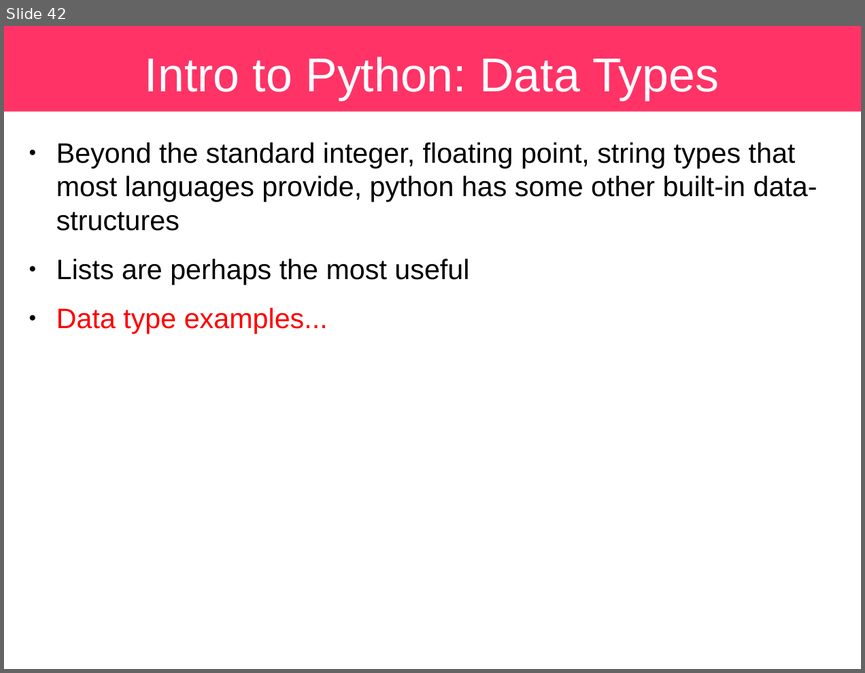
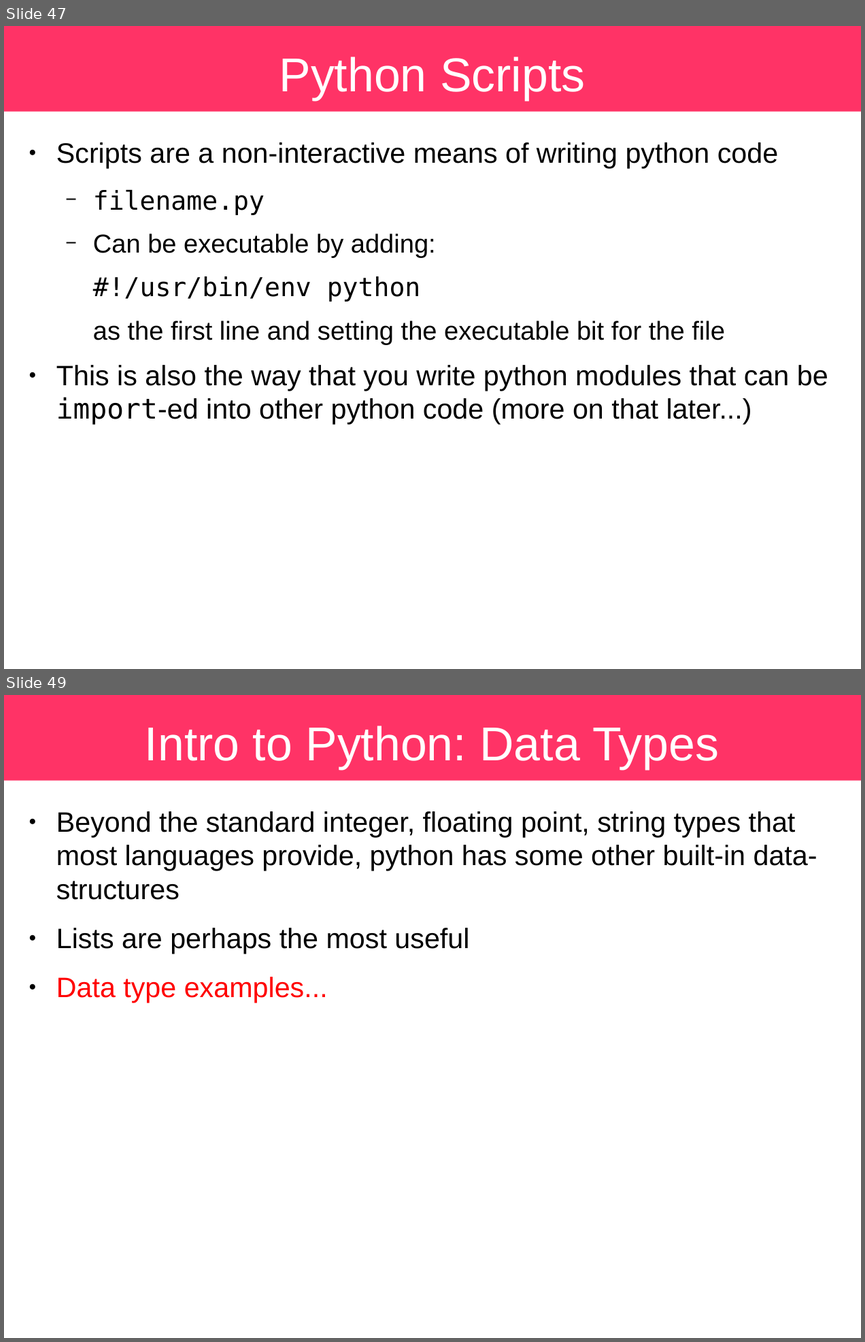
Before and after one commit to sbu-python-class/python-science, a slide deck: lectures/01-python/python.odp. Shown one above the other, each under a label of ours: slide 42 before the commit, slides 47 and 49 after it; the slides between them are not shown. The pictures are 865x673 and 865x1342 pixels, drawn with LibreOffice and Linux fonts; fonts in the diff are those of the drawing. Boxes give left, top, right and bottom in pixels: in the first picture for what was removed or moved away, otherwise in the second. Text is boxed around its words. In the diff, an @@ line names an element or a change of style, - is before the commit and + after.

```diff
--- a/lectures/01-python/python.odp
+++ b/lectures/01-python/python.odp
@@ slide 47 added at [4,26,861,669], background #FFFFFF; not listed: 1 template element that a slide beside it also shows @@
@@ title added at [279,57,585,100], 44 pt, text #FFFFFF @@
+Python Scripts
@@ text added at [56,142,828,424], 26 pt, text #000000 @@
+● Scripts are a non-interactive means of writing python code
+  − filename.py
+  − Can be executable by adding:
+  #!/usr/bin/env python
+  as the first line and setting the executable bit for the file
+● This is also the way that you write python modules that can be import-ed into other python code (more on that later...)
@@ what was slide 42 is now slide 49 @@
```
Also in this commit, not shown: 9 slides changed, 8 other slides added, 2 slides removed.
